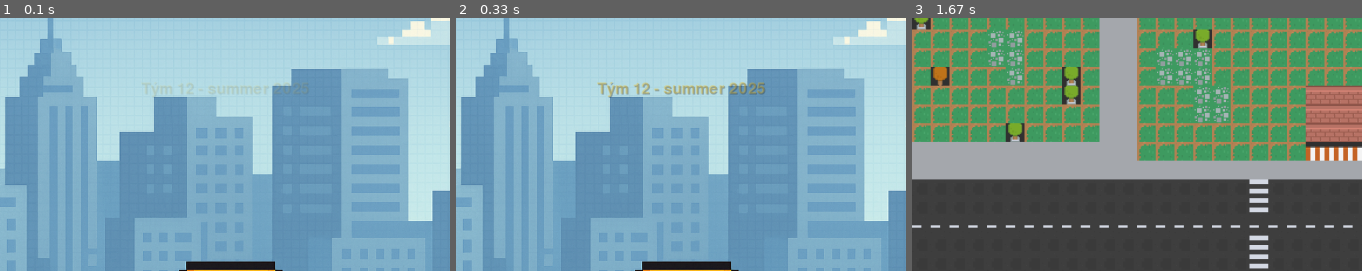
Above: before the commit, frames 1-3 (left to right).
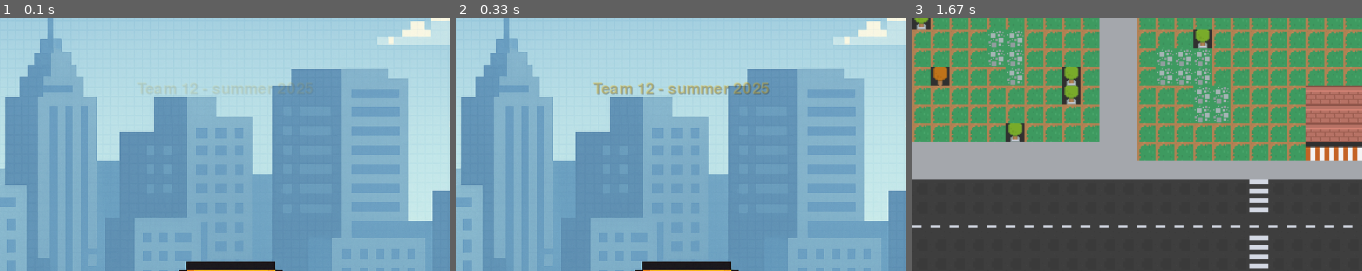
Above: after the commit, the same moments.

Repository: jirihos/UUN-Pygame-workshop
Game: pygame game, started from src/main.py
The game is run twice, just before and just after one commit, with the same random seed, the same clock (stepped at 60 frames per second) and the same inputs.
Inputs (mouse positions are % of the whole screen's width and height, from its top left):
- Up to frame 1 (0.1 s): no input
- Up to frame 2 (0.33 s): no input
- Up to frame 3 (1.67 s): click (50, 50) at 0.38 s; tap Space at 0.67, 1 s; tap X at 1.33 s
The pictures show only the part of the screen within x 25-75%, y 5-55%; the shares and areas given below are measured in that part.

The runs differ from the first frame. In frame 1, 0.2% of the frame differs, in the area x 30-70%, y 25-31%; in frame 2, 1.0%, in the area x 30-70%, y 25-32%; in frame 3, nothing differs.

Commit message:
from Tým to Team

Diff:
--- a/src/scenes/mainmenu.py
+++ b/src/scenes/mainmenu.py
@@ -88,8 +88,8 @@
 
             # 1. Studio name fade-in (text + shadow only)
             studio_alpha = min(255, int(255 * (elapsed / studio_fadein)))
-            studio_surface = studio_font.render("Tým 12 - summer 2025", True, (252, 186, 3))
-            studio_shadow = studio_font.render("Tým 12 - summer 2025", True, (40, 40, 40))
+            studio_surface = studio_font.render("Team 12 - summer 2025", True, (252, 186, 3))
+            studio_shadow = studio_font.render("Team 12 - summer 2025", True, (40, 40, 40))
             studio_x = (screen.get_width() - studio_surface.get_width()) // 2
             studio_y = screen.get_height() // 2 - 350
 
